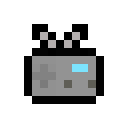
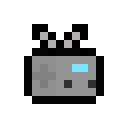
Comparing the layer stacks of the two 128px x 128px images. Changes:
painted on "Layer 1" over [64, 80, 96, 88]
